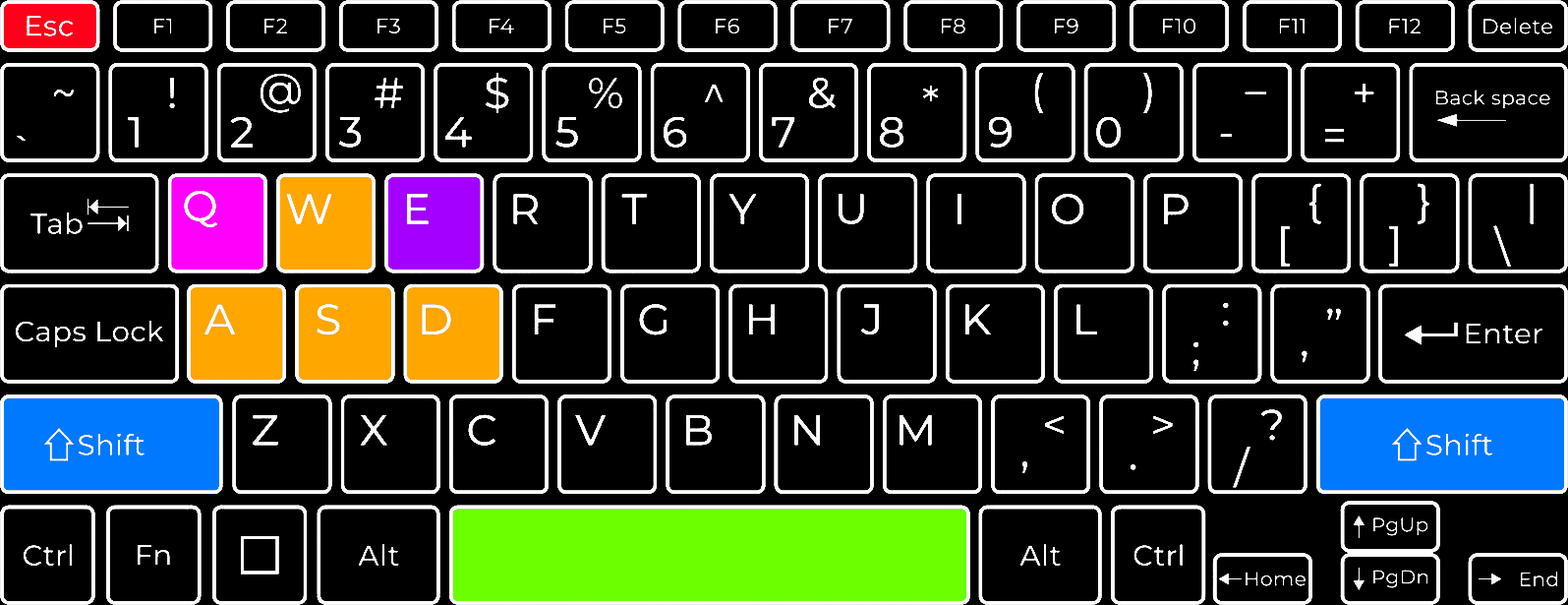
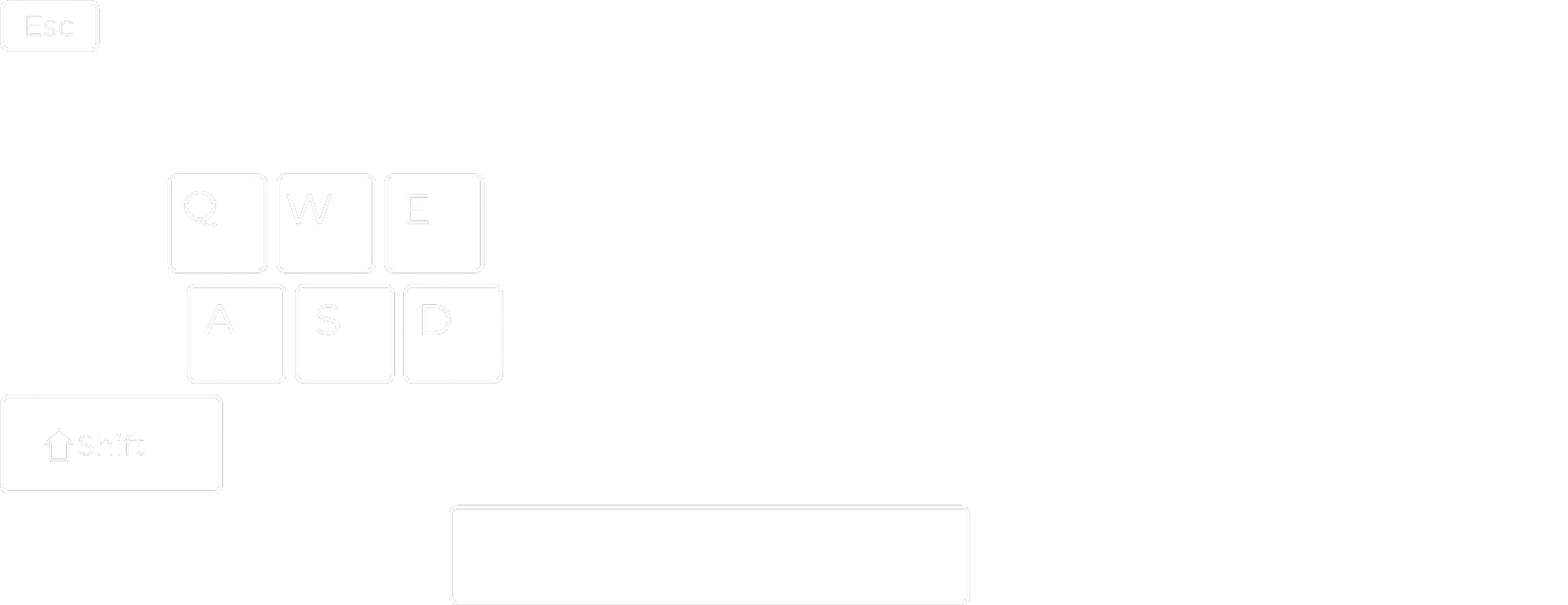
Before/after of a 1568x605 layered artwork. What changed in the layer stack:
added layer "Warstwa 9" above "Warstwa 10" over <box>185,173,504,384</box>
added layer "Warstwa 10" above "Warstwa 11" over <box>0,394,224,495</box>
added layer "Warstwa 11" above "Warstwa 12" over <box>0,0,101,53</box>
added layer "Warstwa 12" above "Warstwa 13" over <box>448,504,971,605</box>
added layer "Warstwa 13" above "Warstwa 14" over <box>384,173,485,274</box>
added layer "Warstwa 14" above "Warstwa 0" over <box>167,173,268,274</box>
"Warstwa 0": opacity 100% → 2% over <box>0,0,1568,605</box>
hid "Warstwa 7", moved it into group "Grupa 1" over <box>171,176,264,270</box>
hid "Warstwa 6", moved it into group "Grupa 1" over <box>388,176,481,270</box>
hid "Warstwa 5", moved it into group "Grupa 1" over <box>453,508,967,601</box>
hid "Warstwa 4", moved it into group "Grupa 1" over <box>3,3,97,49</box>
hid "Warstwa 3", moved it into group "Grupa 1" over <box>3,397,1566,491</box>
hid "Warstwa 2", moved it into group "Grupa 1" over <box>189,175,501,381</box>
hid "Warstwa 1", moved it into group "Grupa 1" over <box>0,0,1568,605</box>
